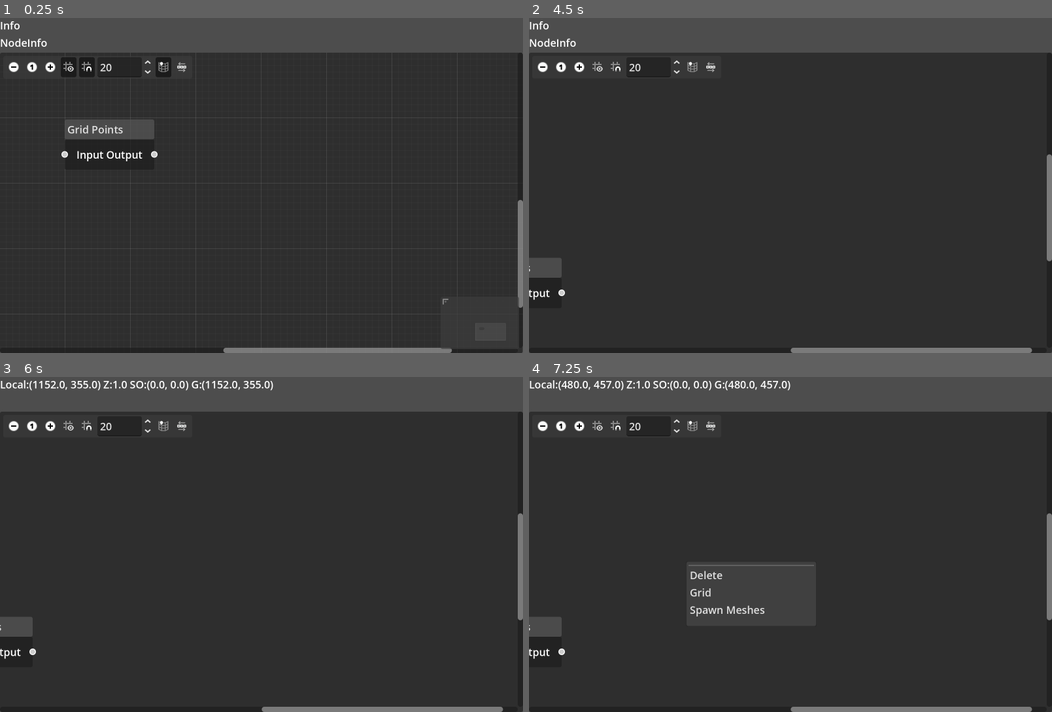
Above: before the commit, frames 1-4 (two rows, left to right).
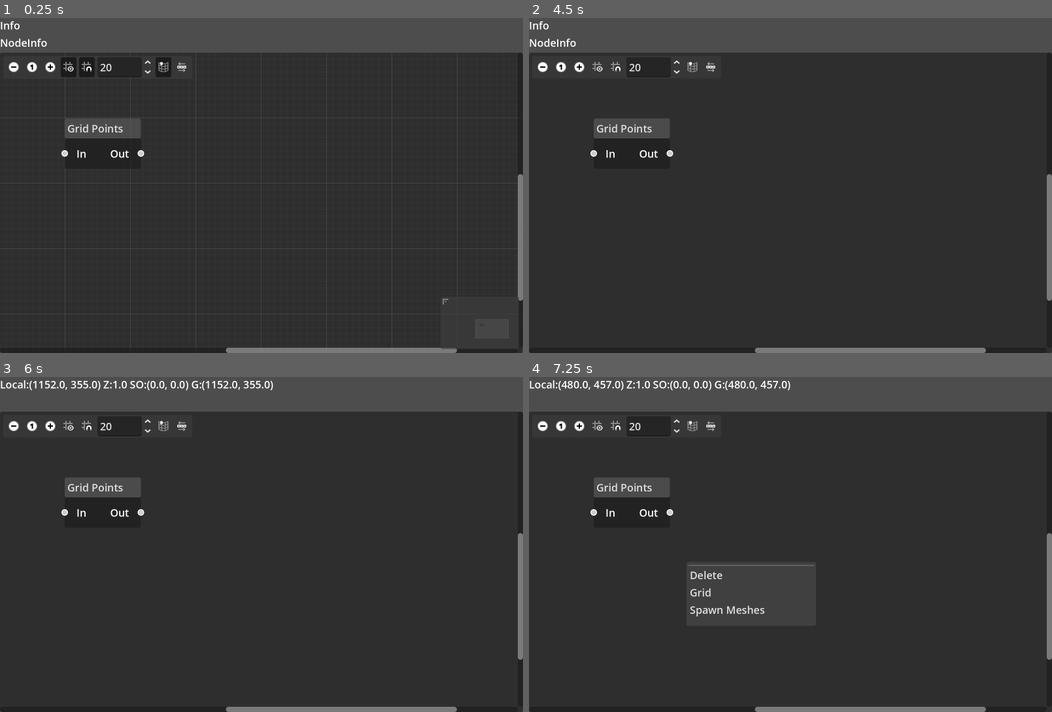
Above: after the commit, the same moments.

Repository: yabadabu/godot_flow
Game: Godot game, scene res://flow_root.tscn
Same seed, same stepped clock (60 frames per second), same inputs: the game is played once before the commit and once after it. The project has no main scene, so this scene is started directly.
Inputs (mouse positions are in pixels of both pictures, inside the frame that each line leads up to):
- Up to frame 1 (0.25 s): no input
- Up to frame 2 (4.5 s): click (544, 68) at 0.5 s; click (581, 68) at 1.25 s; click (596, 68) at 2 s; click (617, 68) at 2.75 s; click (691, 68) at 3.5 s; click (712, 68) at 4.25 s
- Up to frame 3 (6 s): click (31, 427) at 5 s; tap Enter at 5.75 s; move the mouse to (376, 527) at 5.77 s; tap X at 5.85 s; click (376, 527) at 5.92 s
- Up to frame 4 (7.25 s): tap Space at 6.5 s; move the mouse to (685, 561) at 6.52 s; hold A from 6.53 s (still down); tap C at 6.6 s; click (685, 561) at 6.67 s

The runs differ from the first frame. In frame 1, 0.6% of the frame differs, in the area x 11-100%, y 30-100%; in frame 2, 1.8%, in the area x 0-100%, y 30-100%; in frame 3, 1.8%; in frame 4, 1.8%.

Commit message:
show connections count Add some spacers between in/out

Diff:
--- a/flow_nodes/grid.tscn
+++ b/flow_nodes/grid.tscn
@@ -1,7 +1,7 @@
 [gd_scene format=3 uid="uid://3bdcpg54ctoy"]
 
 [node name="Grid" type="GraphNode"]
-offset_right = 233.0
+offset_right = 130.0
 offset_bottom = 78.0
 title = "Grid Points"
 slot/0/left_enabled = true
@@ -20,10 +20,14 @@
 [node name="LabelLeft" type="Label" parent="HBoxContainer"]
 layout_mode = 2
 size_flags_horizontal = 3
-text = "Input"
+text = "In"
+
+[node name="Control" type="Control" parent="HBoxContainer"]
+custom_minimum_size = Vector2(40, 0)
+layout_mode = 2
 
 [node name="LabelRight" type="Label" parent="HBoxContainer"]
 layout_mode = 2
 size_flags_horizontal = 3
-text = "Output"
+text = "Out"
 horizontal_alignment = 2
--- a/flow_nodes/spawn_meshes.tscn
+++ b/flow_nodes/spawn_meshes.tscn
@@ -1,4 +1,6 @@
-[gd_scene format=3 uid="uid://6m3tf1go1488"]
+[gd_scene load_steps=2 format=3 uid="uid://6m3tf1go1488"]
+
+[ext_resource type="Texture2D" uid="uid://d2hg4bxm2gqij" path="res://icon.svg" id="1_yvmqs"]
 
 [node name="Grid" type="GraphNode"]
 offset_right = 193.0
@@ -13,6 +15,15 @@
 slot/0/right_color = Color(1, 1, 1, 1)
 slot/0/right_icon = null
 slot/0/draw_stylebox = true
+slot/1/left_enabled = false
+slot/1/left_type = 0
+slot/1/left_color = Color(1, 1, 1, 1)
+slot/1/left_icon = null
+slot/1/right_enabled = false
+slot/1/right_type = 0
+slot/1/right_color = Color(1, 1, 1, 1)
+slot/1/right_icon = null
+slot/1/draw_stylebox = true
 
 [node name="HBoxContainer" type="HBoxContainer" parent="."]
 layout_mode = 2
@@ -20,10 +31,21 @@
 [node name="LabelLeft" type="Label" parent="HBoxContainer"]
 layout_mode = 2
 size_flags_horizontal = 3
-text = "Input"
+text = "In"
+
+[node name="Control" type="Control" parent="HBoxContainer"]
+custom_minimum_size = Vector2(40, 0)
+layout_mode = 2
 
 [node name="LabelRight" type="Label" parent="HBoxContainer"]
 layout_mode = 2
 size_flags_horizontal = 3
-text = "Output"
+text = "Out"
 horizontal_alignment = 2
+
+[node name="TextureButton" type="TextureButton" parent="."]
+custom_minimum_size = Vector2(24, 24)
+layout_mode = 2
+texture_normal = ExtResource("1_yvmqs")
+ignore_texture_size = true
+stretch_mode = 5
--- a/flow_root.gd
+++ b/flow_root.gd
@@ -30,7 +30,7 @@
 	var pm = %PopupMenu as PopupMenu
 	for key in node_types.keys():
 		var label = node_types[ key ]
-		pm.add_item(label, max_id, 0 )
+		pm.add_item(label, max_id, KEY_NONE )
 		max_id += 1
 	pass
 
@@ -66,6 +66,38 @@
 		r = r.expand( p1 )
 	return r
 
+# Get all connections for a specific node
+func getNodeConnections(node_name: StringName) -> Dictionary:
+	var node_connections = {
+		"inputs": [],    # Connections coming INTO this node
+		"outputs": []    # Connections going OUT of this node
+	}
+
+	# Get all connections in the graph
+	var all_connections = gedit.get_connection_list()
+
+	# Filter connections for this specific node
+	for connection in all_connections:
+		# connection is a Dictionary with: from_node, from_port, to_node, to_port
+
+		if connection.to_node == node_name:
+			# This node is receiving input
+			node_connections.inputs.append({
+				"from_node": connection.from_node,
+				"from_port": connection.from_port,
+				"to_port": connection.to_port
+			})
+
+		if connection.from_node == node_name:
+			# This node is sending output
+			node_connections.outputs.append({
+				"to_node": connection.to_node,
+				"to_port": connection.to_port,
+				"from_port": connection.from_port
+			})
+
+	return node_connections
+
 func localToGraphCoords( local_coords : Vector2 ):
 	#var view_zero_in_scroll_offset = gedit.scroll_offset / gedit.zoom
 	return ( gedit.scroll_offset + local_coords ) / gedit.zoom
@@ -90,7 +122,7 @@
 
 	node.name = getNewName()
 	node.position_offset = localToGraphCoords(local_drop_position)
-	node.size.x = 400
+	#node.size.x = 400
 	gedit.add_child(node)
 
 	if auto_connect_from_node:
@@ -100,6 +132,10 @@
 	if auto_connect_to_node:
 		gedit.connect_node(node.name, 0, auto_connect_to_node, auto_connect_to_port )
 		auto_connect_to_node = ""
+
+	for prev_node in getSelectedNodes():
+		prev_node.selected = false
+	node.selected = true
 
 # ------------------------------------------------
 func _on_graph_edit_gui_input(event):
@@ -146,6 +182,9 @@
 		var node = c as GraphNode
 		if node and node.selected:
 			new_text = "PosOff:%s N:%s T:%s" % [node.position_offset, node.name, node.title ]
+			var conns = getNodeConnections( node.name )
+			new_text += " InConns:%d OutConn:%d" % [conns.inputs.size(), conns.outputs.size() ]
+			break
 	node_info.text = new_text
 
 func _on_graph_edit_node_selected(_node):
@@ -163,9 +202,6 @@
 func openAddMenu():
 	var pos = get_local_mouse_position()
 	_on_graph_edit_popup_request( pos )
-
-func _on_button_add_grid_pressed():
-	addNode( "grid" )
 
 func _on_popup_menu_id_pressed(id: int) -> void:
 	if id >= min_id && id < max_id:
--- a/flow_root.tscn
+++ b/flow_root.tscn
@@ -41,43 +41,14 @@
 theme_override_colors/activity = Color(1, 0.501961, 0.25098, 1)
 connection_lines_thickness = 3.0
 
-[node name="GraphNode3" type="GraphNode" parent="VBoxContainer/GraphEdit"]
-visible = false
-layout_mode = 0
-offset_right = 100.0
-offset_bottom = 100.0
-mouse_filter = 1
-title = "0,0"
-
-[node name="GraphNode" type="GraphNode" parent="VBoxContainer/GraphEdit"]
-visible = false
-layout_mode = 0
-offset_left = 200.0
-offset_top = 200.0
-offset_right = 300.0
-offset_bottom = 300.0
-mouse_filter = 1
-position_offset = Vector2(200, 200)
-title = "200,200"
-
-[node name="GraphNode2" type="GraphNode" parent="VBoxContainer/GraphEdit"]
-visible = false
-layout_mode = 0
-offset_top = -400.0
-offset_right = 100.0
-offset_bottom = -300.0
-mouse_filter = 1
-position_offset = Vector2(0, -400)
-title = "0,-400"
-
 [node name="Grid" parent="VBoxContainer/GraphEdit" instance=ExtResource("2_lsii6")]
 layout_mode = 0
 offset_left = 198.0
-offset_top = 204.0
+offset_top = 201.0
 offset_right = 431.0
-offset_bottom = 282.0
+offset_bottom = 279.0
 mouse_filter = 1
-position_offset = Vector2(198, 204)
+position_offset = Vector2(198, 201)
 
 [node name="PopupMenu" type="PopupMenu" parent="."]
 unique_name_in_owner = true
